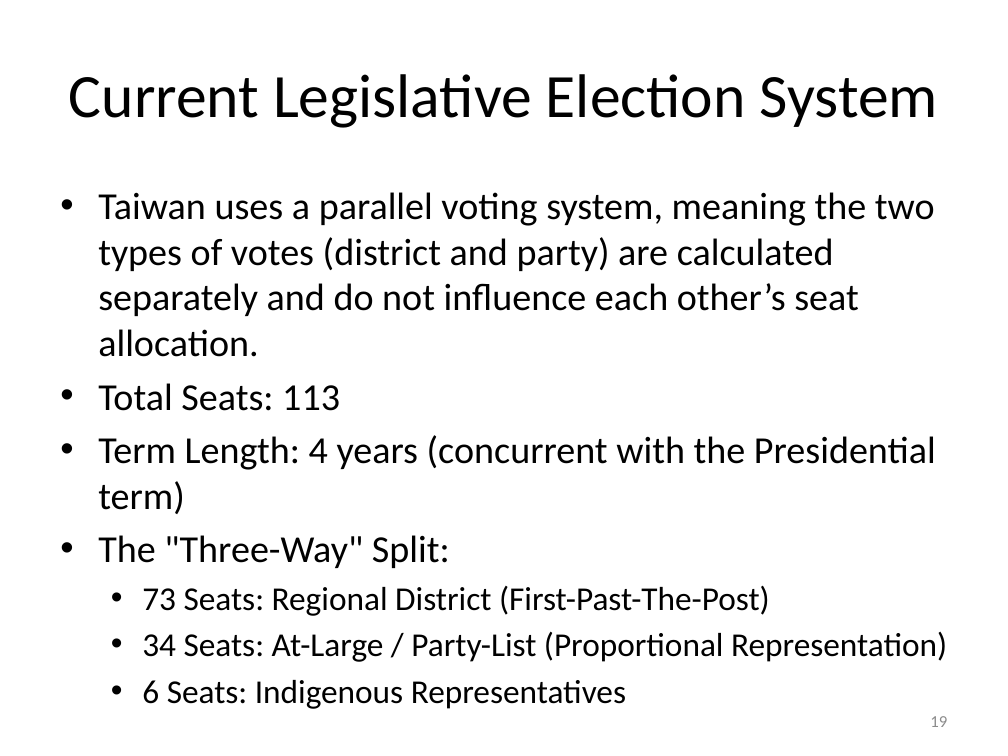
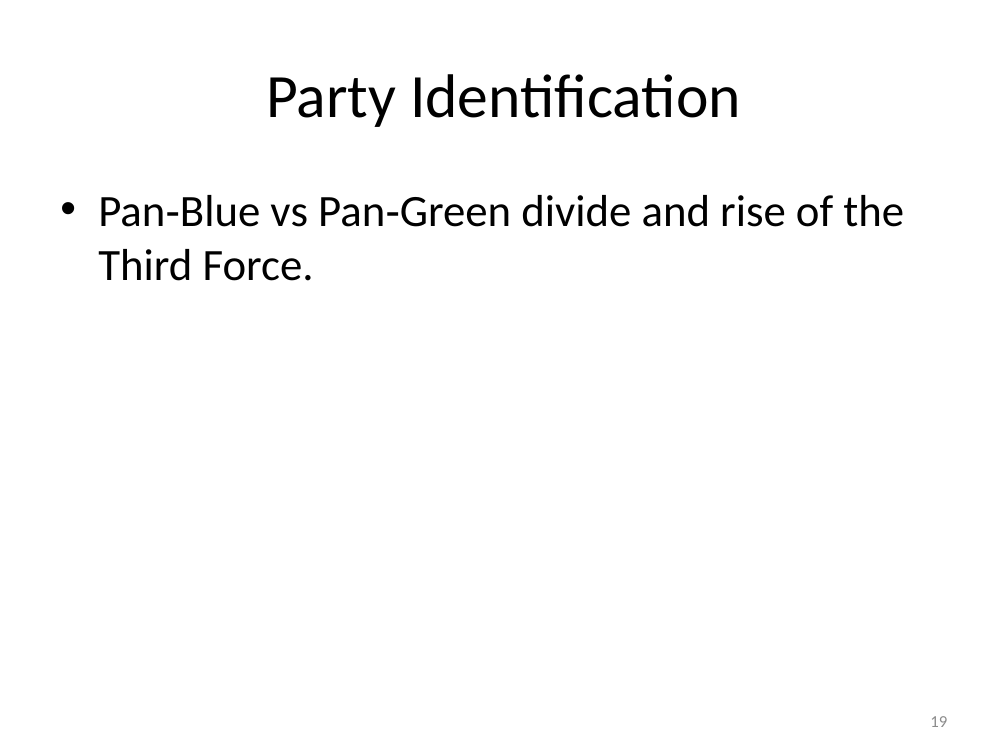
Before and after one commit to TsaiChiahung/ESC, a slide deck: slide 19 of 國發所演講/taiwan_elections_lecture.pptx. Drawn at 1008x756 pixels with LibreOffice and Linux fonts; fonts in the diff are those of the drawing. Boxes give left, top, right and bottom in pixels: in the first picture for what was removed or moved away, otherwise in the second. Text is boxed around its words. In the diff, an @@ line names an element or a change of style, - is before the commit and + after.

```diff
--- a/國發所演講/taiwan_elections_lecture.pptx
+++ b/國發所演講/taiwan_elections_lecture.pptx
@@ title at (266,74,741,127): text changed @@
-Current Legislative Election System
+Party Identification
@@ text at (98,195,904,281): text changed; size 27.2 to 32 pt @@
-• Taiwan uses a parallel voting system, meaning the two types of votes (district and party) are calculated separately and do not influence each other’s seat allocation.
-• Total Seats: 113
-• Term Length: 4 years (concurrent with the Presidential term)
-• The "Three-Way" Split:
-  • 73 Seats: Regional District (First-Past-The-Post)
-  • 34 Seats: At-Large / Party-List (Proportional Representation)
-  • 6 Seats: Indigenous Representatives
+• Pan‑Blue vs Pan‑Green divide and rise of the Third Force.
```
Also in this commit, not shown: 4 other slides changed, 4 slides added, 4 slides removed, 1 other file.
